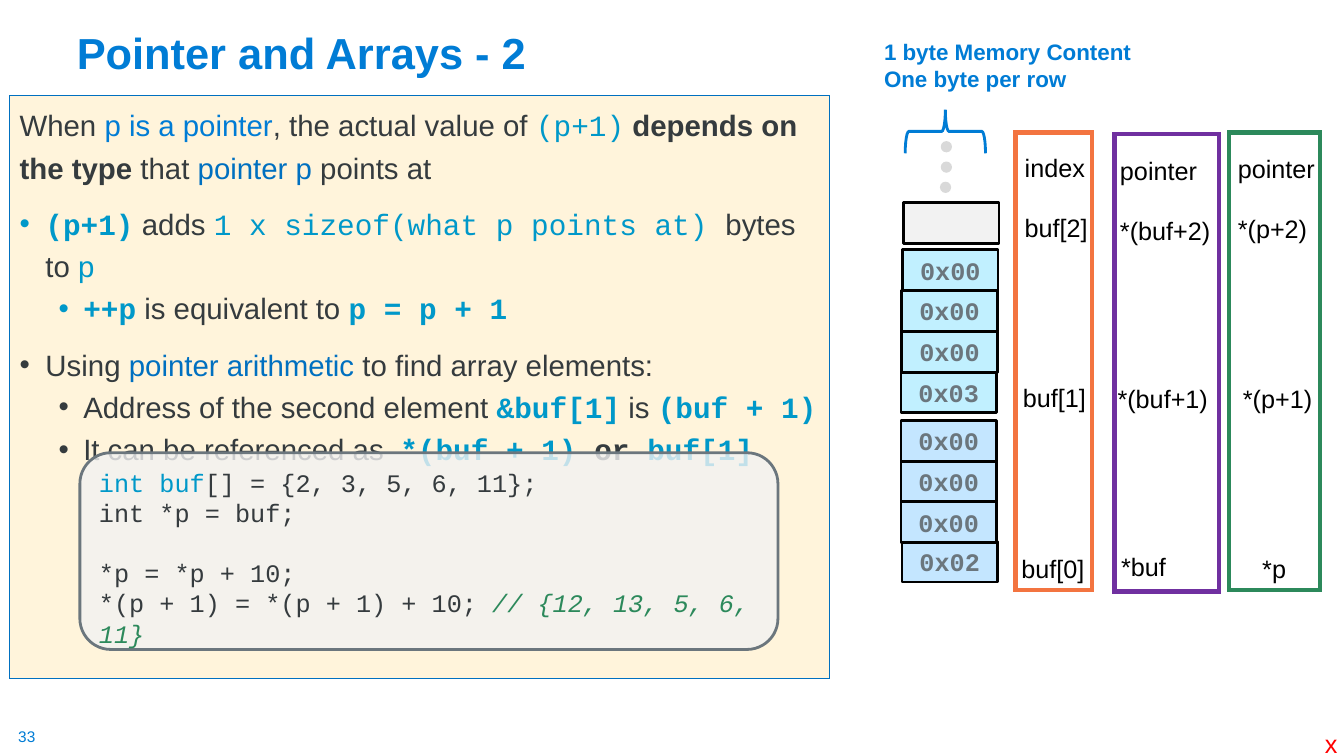
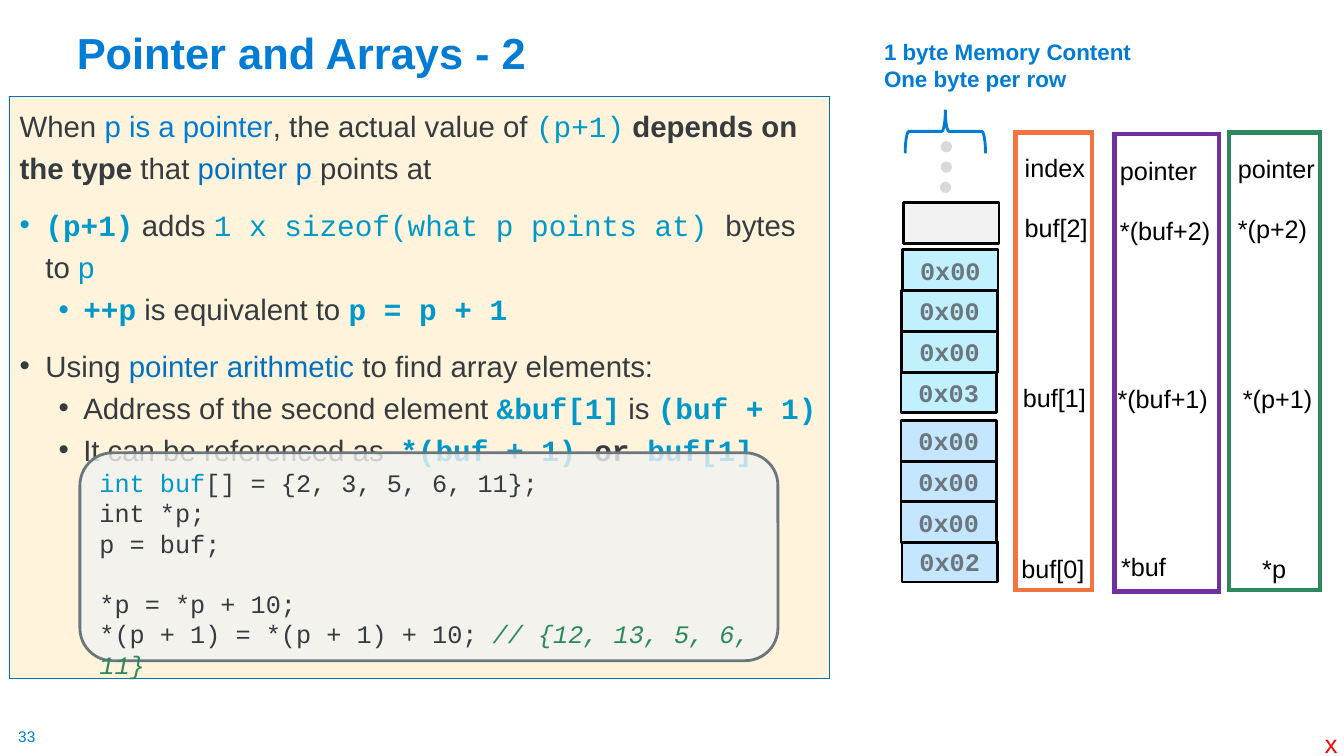
Before and after one commit to cse30-fa22/Muller_CSE30_Lecture_Slides, a slide deck: slide 33 of 03_C_Part2.pptx. Drawn at 1344x756 pixels with LibreOffice and Linux fonts; fonts in the diff are those of the drawing. Boxes give left, top, right and bottom in pixels: in the first picture for what was removed or moved away, otherwise in the second. Text is boxed around its words. In the diff, an @@ line names an element or a change of style, - is before the commit and + after.

```diff
--- a/03_C_Part2.pptx
+++ b/03_C_Part2.pptx
@@ rounded rectangle "int buf[] = {2, 3, ...": place and size @@
-rounded rectangle "int buf[] = {2, 3, ..." at bbox=[80, 453, 778, 649]
+rounded rectangle "int buf[] = {2, 3, ..." at bbox=[80, 453, 778, 660]
@@ text in rounded rectangle at bbox=[99, 504, 220, 559]: text changed @@
-int *p = buf;
+int *p;
+p = buf;
```
Also in this commit, not shown: 17 other slides changed, 1 slide added, 12 slides removed, 2 other files.
